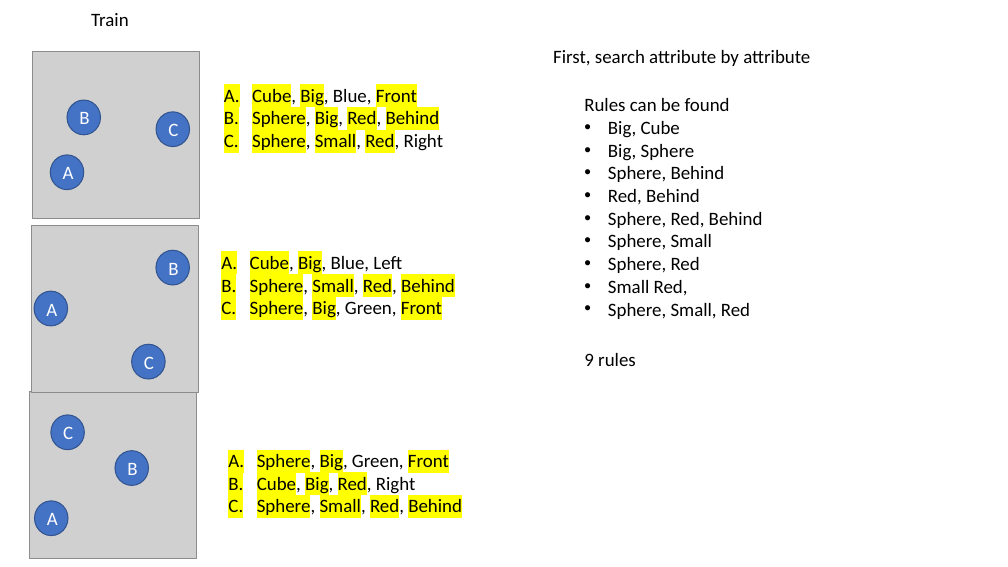
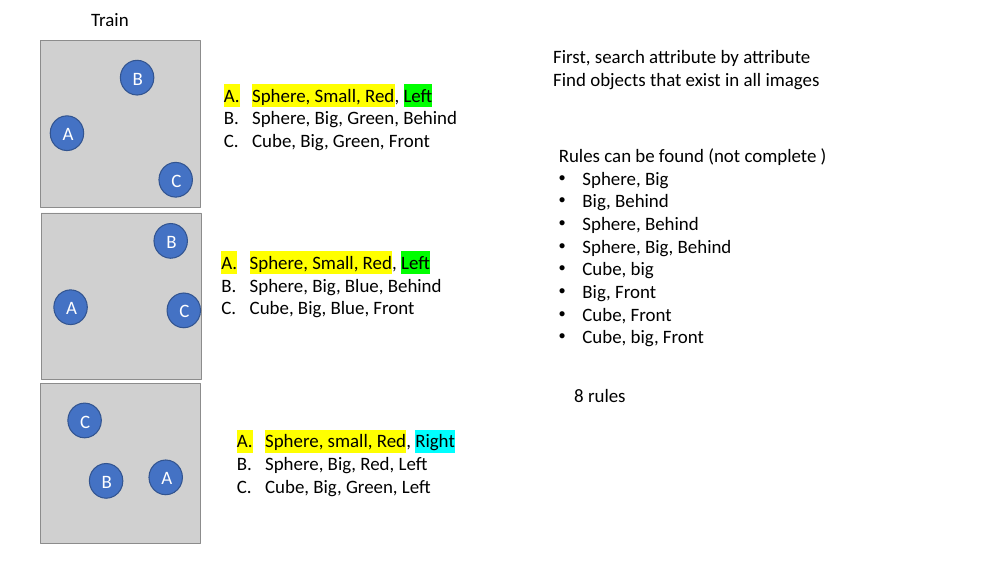
Before and after one commit to akweury/nsai_note, a slide deck: slide 15 of spatial_relation_vector.pptx (slide 16 before the commit). Drawn at 1008x567 pixels with LibreOffice and Linux fonts; fonts in the diff are those of the drawing; grey boxes stand for pictures. Boxes give left, top, right and bottom in pixels: in the first picture for what was removed or moved away, otherwise in the second. Text is boxed around its words. In the diff, an @@ line names an element or a change of style, - is before the commit and + after.

Commit message:
update slides

```diff
--- a/spatial_relation_vector.pptx
+++ b/spatial_relation_vector.pptx
@@ picture: place and size @@
-picture at (33,51,200,219)
+picture at (41,40,200,207)
@@ ellipse "B": place and size @@
-ellipse "B" at (67,100,101,135)
+ellipse "B" at (120,60,154,95)
@@ text at (252,86,457,151): text changed @@
-A. Cube, Big, Blue, Front
-B. Sphere, Big, Red, Behind
-C. Sphere, Small, Red, Right
+A. Sphere, Small, Red, Left
+B. Sphere, Big, Green, Behind
+C. Cube, Big, Green, Front
@@ text at (553,73,820,90): paragraph added @@
+Find objects that exist in all images
@@ ellipse "A": place and size @@
-ellipse "A" at (51,155,84,190)
+ellipse "A" at (50,116,83,150)
@@ text "Rules can be found (not ...": place and size @@
-text "Rules can be found (not ..." at (584,98,763,319)
+text "Rules can be found (not ..." at (559,148,817,347)
@@ text at (559,148,817,211): text changed @@
-Rules can be found
-• Big, Cube
-• Big, Sphere
+Rules can be found (not complete )
+• Sphere, Big
+• Big, Behind
@@ ellipse "C": place and size @@
-ellipse "C" at (156,112,189,147)
+ellipse "C" at (159,163,192,197)
@@ picture: place and size @@
-picture at (32,225,199,392)
+picture at (41,213,201,380)
@@ ellipse "B": place and size @@
-ellipse "B" at (156,250,189,285)
+ellipse "B" at (154,224,188,259)
@@ text at (250,253,442,318): text changed @@
-A. Cube, Big, Blue, Left
-B. Sphere, Small, Red, Behind
-C. Sphere, Big, Green, Front
+A. Sphere, Small, Red, Left
+B. Sphere, Big, Blue, Behind
+C. Cube, Big, Blue, Front
@@ text at (582,240,732,347): text changed @@
-• Red, Behind
-• Sphere, Red, Behind
-• Sphere, Small
-• Sphere, Red
-• Small Red,
-• Sphere, Small, Red
+• Sphere, Big, Behind
+• Cube, big
+• Big, Front
+• Cube, Front
+• Cube, big, Front
@@ ellipse "A": place and size @@
-ellipse "A" at (34,291,67,326)
+ellipse "A" at (54,290,87,324)
@@ ellipse "C": place and size @@
-ellipse "C" at (132,344,165,379)
+ellipse "C" at (167,293,200,328)
@@ picture: place and size @@
-picture at (29,392,197,559)
+picture at (41,383,201,544)
@@ text at (574,389,626,402): text changed @@
-9 rules
+8 rules
@@ ellipse "C": place and size @@
-ellipse "C" at (51,415,84,450)
+ellipse "C" at (68,403,101,438)
@@ text at (265,432,455,497): text changed @@
-A. Sphere, Big, Green, Front
-B. Cube, Big, Red, Right
-C. Sphere, Small, Red, Behind
+A. Sphere, small, Red, Right
+B. Sphere, Big, Red, Left
+C. Cube, Big, Green, Left
@@ ellipse "B": place and size @@
-ellipse "B" at (115,451,148,485)
+ellipse "B" at (89,464,123,498)
@@ ellipse "A": place and size @@
-ellipse "A" at (35,501,68,536)
+ellipse "A" at (149,460,182,495)
```
Also in this commit, not shown: 4 other slides changed, 3 slides added.
